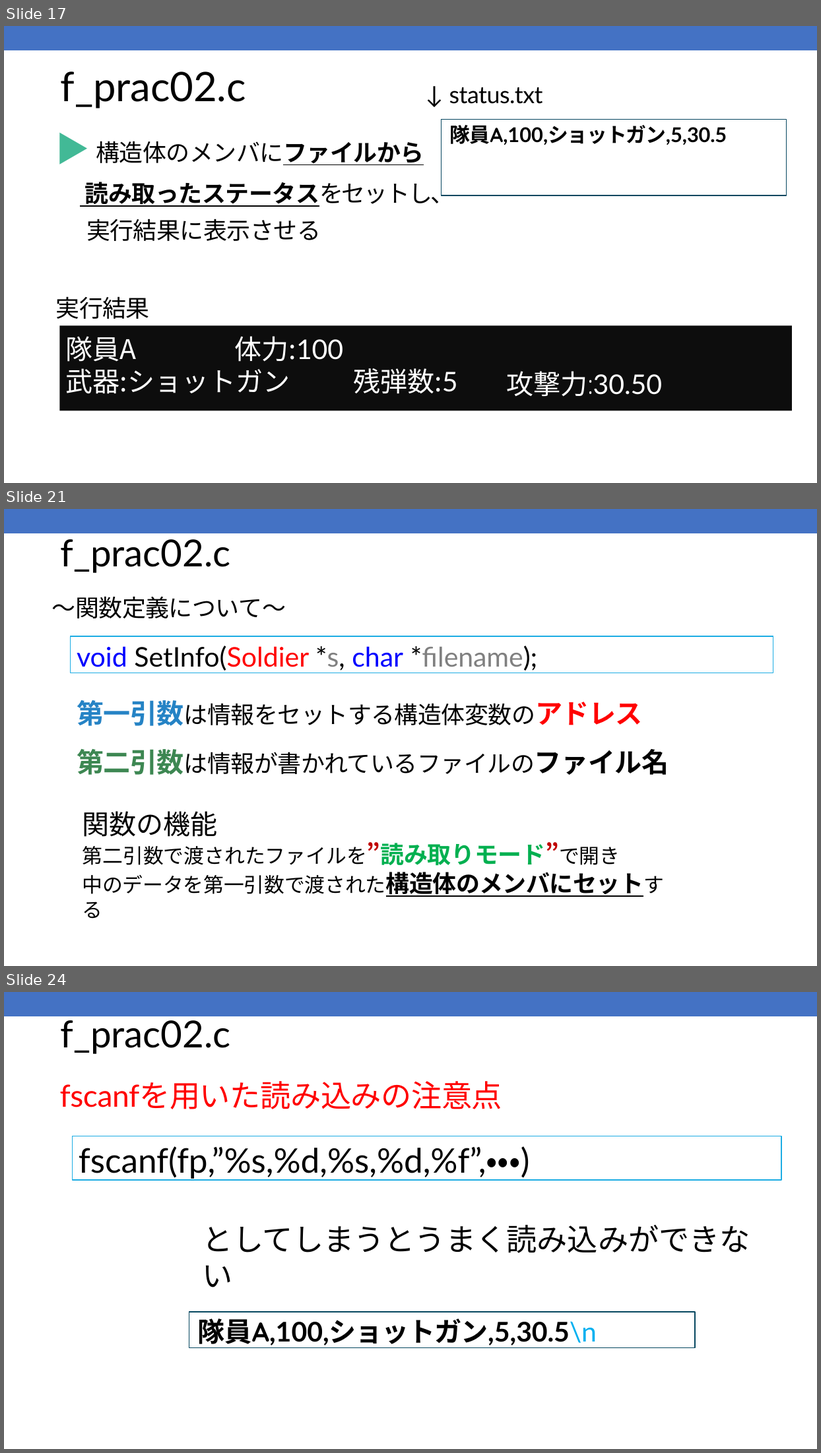
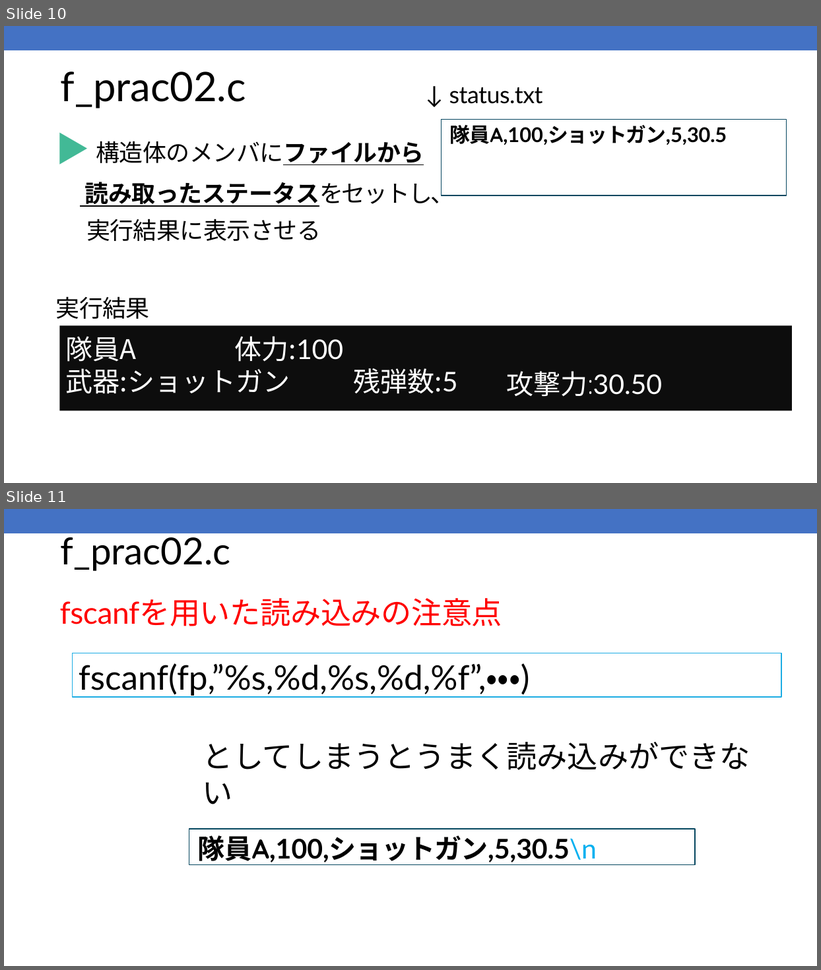
Before and after one commit to kic-murata/cpp2025, a slide deck: 授業資料/演習問題：ファイル処理.pptx. Shown one above the other, each under a label of ours: slides 17, 21 and 24 before the commit, slides 10 and 11 after it; the slides between them are not shown. The pictures are 821x1453 and 821x970 pixels, drawn with LibreOffice and Linux fonts; fonts in the diff are those of the drawing. Boxes give left, top, right and bottom in pixels: in the first picture for what was removed or moved away, otherwise in the second. Text is boxed around its words. In the diff, an @@ line names an element or a change of style, - is before the commit and + after.

```diff
--- a/授業資料/演習問題：ファイル処理.pptx
+++ b/授業資料/演習問題：ファイル処理.pptx
@@ slide 21 removed at [4,509,817,966], background #FFFFFF; not listed: 1 template element that a slide beside it also shows @@
@@ title removed at [61,539,230,573] @@
-f_prac02.c
@@ text removed at [52,596,286,619] @@
-～関数定義について～
@@ rectangle removed at [71,636,774,673] @@
-void SetInfo(Soldier *s, char *filename);
@@ text removed at [77,700,669,897] @@
-第一引数は情報をセットする構造体変数のアドレス
-第二引数は情報が書かれているファイルのファイル名
-関数の機能
-第二引数で渡されたファイルを”読み取りモード”で開き
-中のデータを第一引数で渡された構造体のメンバにセットする
@@ what was slide 17 is now slide 10 @@
@@ what was slide 24 is now slide 11 @@
```
Also in this commit, not shown: 7 slides changed, 20 other slides removed, 4 other files.
